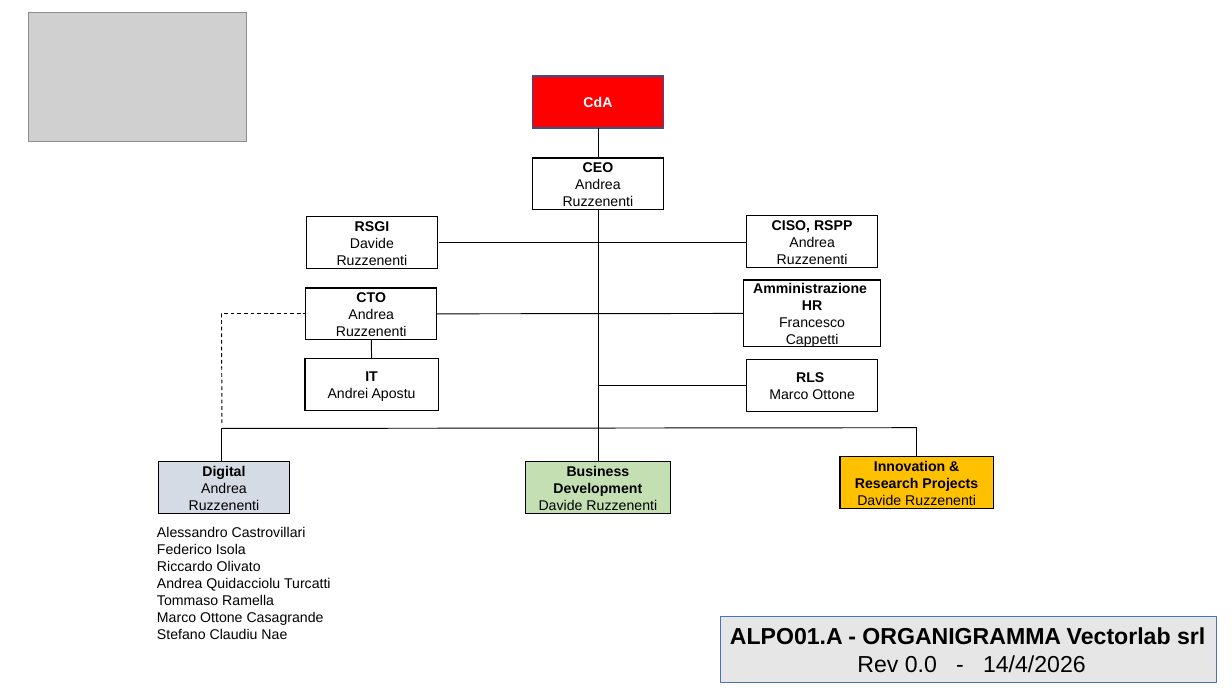
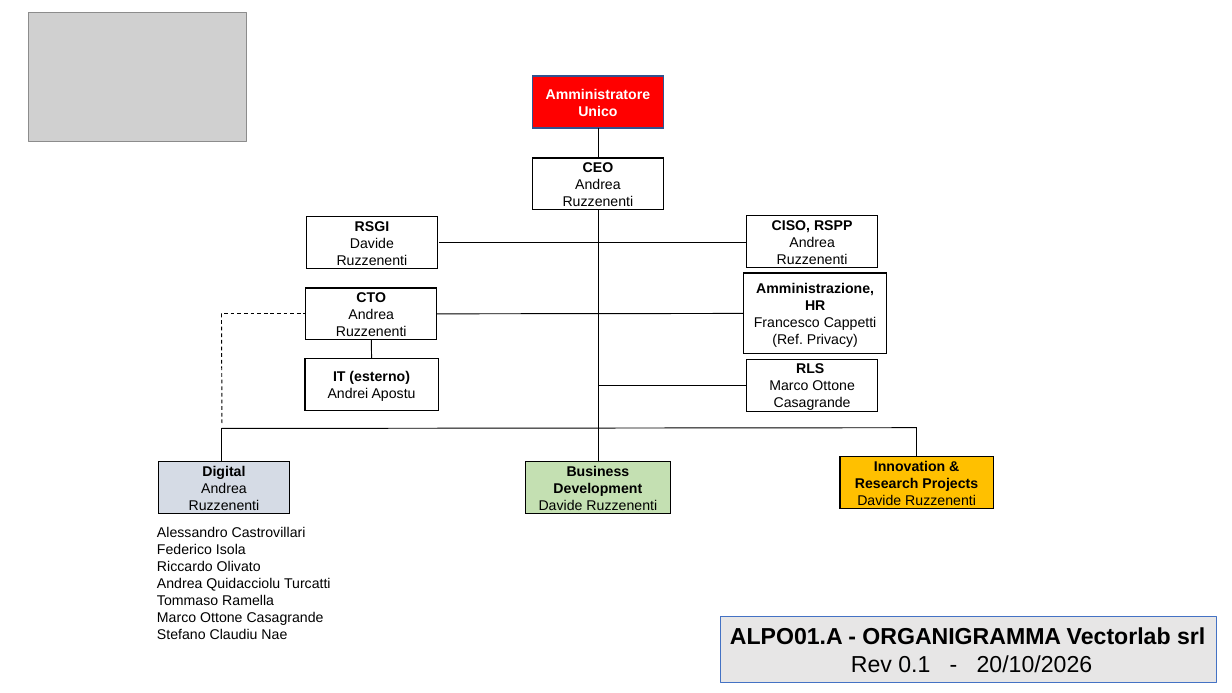
Before and after one commit to davideruzzenenti/Vectorlab-SGI, a slide deck: slide 1 of docs/01_POLITICA SISTEMA INTEGRATO/ALPO01.A - Organigramma-Rev 0.0.pptx. Drawn at 1232x693 pixels with LibreOffice and Linux fonts; fonts in the diff are those of the drawing; grey boxes stand for pictures. Boxes give left, top, right and bottom in pixels: in the first picture for what was removed or moved away, otherwise in the second. Text is boxed around its words. In the diff, an @@ line names an element or a change of style, - is before the commit and + after.

```diff
--- a/docs/01_POLITICA SISTEMA INTEGRATO/ALPO01.A - Organigramma-Rev 0.0.pptx
+++ b/docs/01_POLITICA SISTEMA INTEGRATO/ALPO01.A - Organigramma-Rev 0.0.pptx
@@ text in rectangle at box(546, 88, 650, 116): text changed @@
-CdA
+Amministratore Unico
@@ rectangle "Amministrazione, HR": place and size @@
-rectangle "Amministrazione, HR" at box(744, 280, 881, 347)
+rectangle "Amministrazione, HR" at box(744, 273, 887, 354)
@@ text in rectangle at box(754, 282, 877, 347): text changed; bold off @@
-Amministrazione HR
-Francesco Cappetti
+Amministrazione, HR
+Francesco Cappetti (Ref. Privacy)
@@ text in rectangle at box(333, 370, 409, 384): text changed @@
-IT
+IT (esterno)
@@ text in rectangle at box(769, 380, 854, 410): text changed @@
-Marco Ottone
+Marco Ottone Casagrande
@@ text in rectangle at box(851, 655, 1093, 673): text changed @@
-Rev 0.0 - 14/4/2026
+Rev 0.1 - 20/10/2026
```
Also in this commit, not shown: 11 other files.
